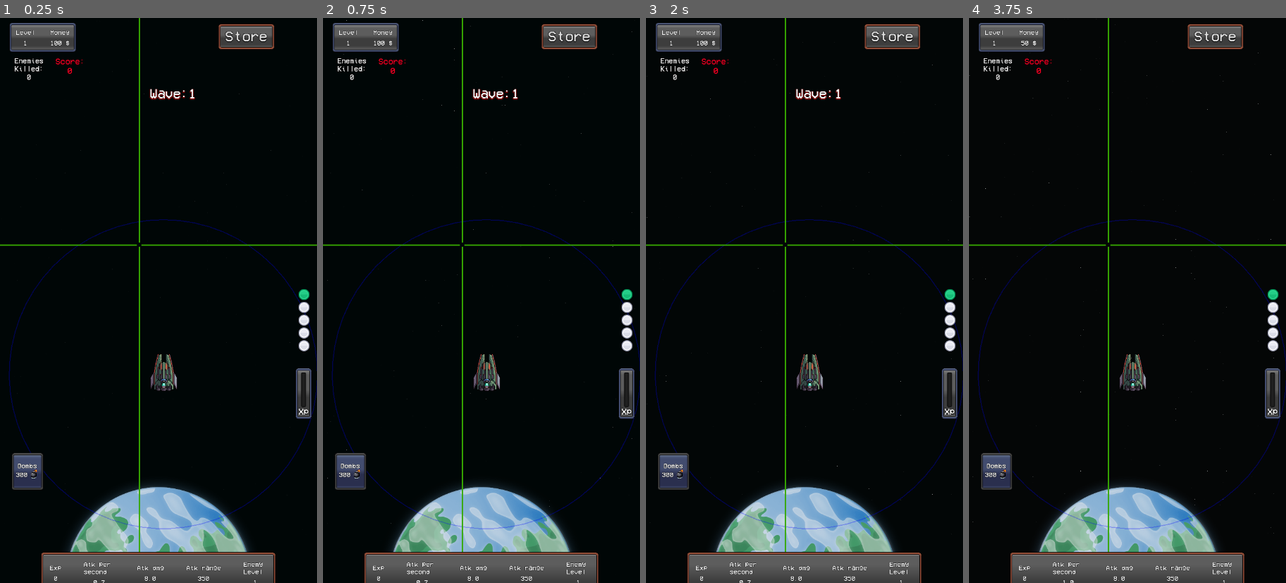
Above: before the commit, frames 1-4 (left to right).
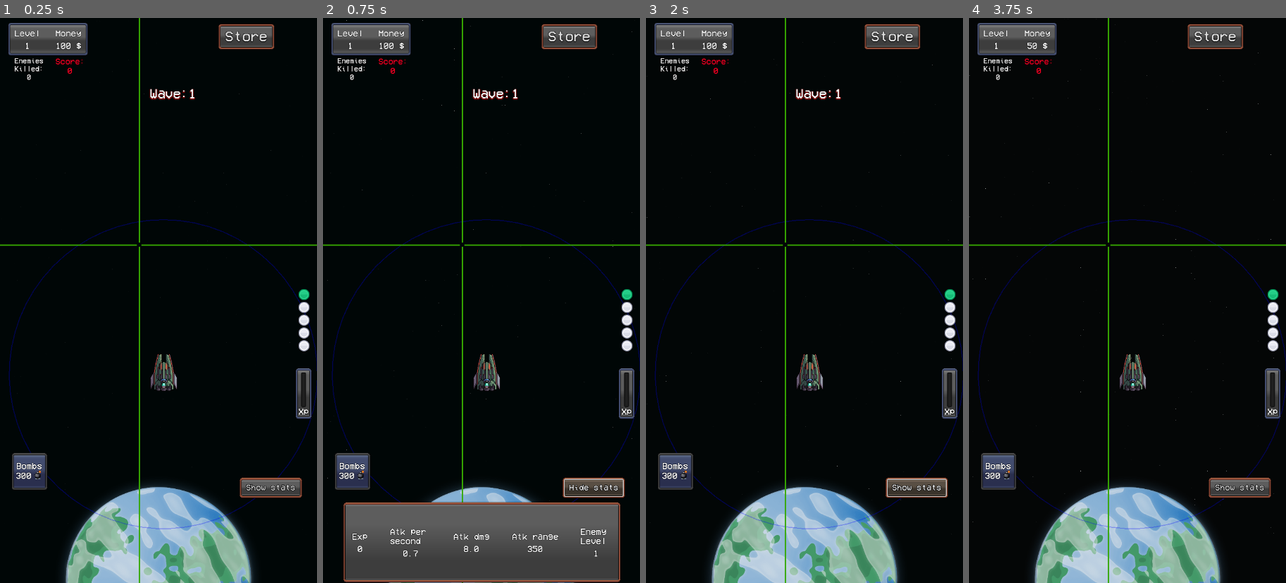
Above: after the commit, the same moments.

Repository: MauroCastro1705/mini_auto_battler
Game: Godot game, scene res://test/test-scene.tscn
Same seed, same stepped clock (60 frames per second), same inputs: the game is played once before the commit and once after it.
Inputs (mouse positions are in pixels of both pictures, inside the frame that each line leads up to):
- Up to frame 1 (0.25 s): no input
- Up to frame 2 (0.75 s): click (592, 486) at 0.5 s, where only the run after the commit has a clickable "Show stats"
- Up to frame 3 (2 s): click (915, 486) at 1.25 s, where only the run after the commit has a clickable "Hide stats"
- Up to frame 4 (3.75 s): click "Store" at 2 s; click "Buy!" at 2.75 s; click "Return" at 3.5 s

The runs differ from the first frame. In frame 1, 5.6% of the frame differs, in the area x 2-96%, y 0-100%; in frame 2, 12%; in frame 3, 5.6%; in frame 4, 5.5%.

Commit message:
stats toggle

Diff:
--- a/character/planet/planet.gd
+++ b/character/planet/planet.gd
@@ -6,6 +6,7 @@
 #var hard_enemigo_infiltrate_count:int = 0
 #var enemigos_infiltrados:int = 0
 
+#este nodo solo detecta cuando los enemigos llegan a el, la logica esta en Global
 func _ready() -> void:
 	Global.planet = self
 
--- a/resources/text.tres
+++ b/resources/text.tres
@@ -5,5 +5,5 @@
 [resource]
 Label/colors/font_outline_color = Color(0, 0, 0, 1)
 Label/constants/outline_size = 2
-Label/font_sizes/font_size = 15
+Label/font_sizes/font_size = 20
 Label/fonts/font = ExtResource("1_1rcxi")
--- a/test/test-scene.tscn
+++ b/test/test-scene.tscn
@@ -100,9 +100,9 @@
 
 [node name="Main_ui" parent="CanvasLayer" instance=ExtResource("5_l0d6b")]
 offset_left = 1.0
-offset_top = 130.72
+offset_top = 2.71997
 offset_right = 1.0
-offset_bottom = 134.68
+offset_bottom = 6.67993
 
 [node name="LogroPopUp" parent="CanvasLayer" instance=ExtResource("8_jipin")]
 process_mode = 3
--- a/ui/main_box/main__ui.gd
+++ b/ui/main_box/main__ui.gd
@@ -1,5 +1,7 @@
 extends Control
-@onready var box_container: BoxContainer = $BoxContainer
+@onready var stat_box: BoxContainer = $BoxContainer
+@onready var button: Button = $Button
+@onready var is_button_pressed:bool = false
 
 @onready var exp_label: Label = $BoxContainer/MarginContainer/HBoxContainer/exp/VBoxContainer/xp_label
 @onready var atk_speed_label: Label = $BoxContainer/MarginContainer/HBoxContainer/atk_speed/VBoxContainer/Label2
@@ -12,8 +14,8 @@
 func _ready():
 	Global.stats_updated.connect(update_labels)
 	update_labels() # Initial display
-	print("posicion ui: ", start_position)
-	box_container.global_position = start_position
+	stat_box.hide()
+	button.text = "Show stats"
 
 func update_labels() -> void:
 	var shots_per_second = 1.0 / Global.attack_speed
@@ -23,12 +25,16 @@
 	atk_range_label.text = str(int(round(Global.atk_range)))
 	enemy_label.text = str(Global.enemigo_level)
 
-func _on_control_mouse_entered() -> void:
-	var tween = create_tween()
-	tween.tween_property(box_container, "global_position", final_position, 0.3).set_trans(Tween.TRANS_SINE).set_ease(Tween.EASE_OUT)
 
+func _on_button_pressed() -> void:
+	if is_button_pressed == false:
+		is_button_pressed = true
+		button.text = "Hide stats"
+		stat_box.show()
+		print("escondo stats")
 
-
-func _on_control_mouse_exited() -> void:
-	var tween = create_tween()
-	tween.tween_property(box_container, "global_position", start_position, 0.3).set_trans(Tween.TRANS_SINE).set_ease(Tween.EASE_IN)
+	else:
+		is_button_pressed = false
+		button.text = "Show stats"
+		stat_box.hide()
+		print("NO escondo stats")
--- a/ui/main_box/main_ui.tscn
+++ b/ui/main_box/main_ui.tscn
@@ -1,8 +1,9 @@
-[gd_scene load_steps=4 format=3 uid="uid://don1dyvu4dkv8"]
+[gd_scene load_steps=5 format=3 uid="uid://don1dyvu4dkv8"]
 
 [ext_resource type="Script" uid="uid://b1tsougdq3xbs" path="res://ui/main_box/main__ui.gd" id="1_mmnkx"]
 [ext_resource type="Texture2D" uid="uid://i7fyesnlgvgr" path="res://assets/bullets/ui pixel/00.png" id="2_k7cv3"]
 [ext_resource type="Theme" uid="uid://qcd6164qa1bv" path="res://resources/text.tres" id="2_t765n"]
+[ext_resource type="Theme" uid="uid://diel1g3cfv58k" path="res://resources/button_theme.tres" id="4_vcpxn"]
 
 [node name="Main_ui" type="Control"]
 layout_mode = 3
@@ -15,13 +16,14 @@
 script = ExtResource("1_mmnkx")
 
 [node name="BoxContainer" type="BoxContainer" parent="."]
+clip_contents = true
 layout_mode = 1
 anchors_preset = -1
 anchor_top = 0.8
 anchor_right = 1.0
 anchor_bottom = 1.0
-offset_top = 77.0
-offset_bottom = 2.0
+offset_top = -173.544
+offset_bottom = 2.32007
 grow_horizontal = 2
 grow_vertical = 0
 alignment = 1
@@ -178,17 +180,13 @@
 horizontal_alignment = 1
 vertical_alignment = 1
 
-[node name="Control" type="Control" parent="."]
-z_index = 50
-layout_mode = 1
-anchor_top = -1.384
-anchor_right = 1.0
-anchor_bottom = 0.949
-offset_left = 43.0
-offset_top = 0.0160065
-offset_right = -38.0
-offset_bottom = 0.048996
-metadata/_edit_lock_ = true
+[node name="Button" type="Button" parent="."]
+layout_mode = 0
+offset_left = 548.0
+offset_top = -110.32
+offset_right = 680.0
+offset_bottom = -73.3201
+theme = ExtResource("4_vcpxn")
+text = "Show stats"
 
-[connection signal="mouse_entered" from="Control" to="." method="_on_control_mouse_entered"]
-[connection signal="mouse_exited" from="Control" to="." method="_on_control_mouse_exited"]
+[connection signal="pressed" from="Button" to="." method="_on_button_pressed"]
--- /dev/null
+++ b/ui/main_box/main_ui2.tscn
@@ -0,0 +1,195 @@
+[gd_scene load_steps=5 format=3 uid="uid://djxqnnd1gchxe"]
+
+[ext_resource type="Script" uid="uid://bmr5lyhahhmbi" path="res://ui/main_box/main_ui_2.gd" id="1_0eu0a"]
+[ext_resource type="Texture2D" uid="uid://i7fyesnlgvgr" path="res://assets/bullets/ui pixel/00.png" id="2_mnejh"]
+[ext_resource type="Theme" uid="uid://qcd6164qa1bv" path="res://resources/text.tres" id="3_my5lk"]
+[ext_resource type="Theme" uid="uid://diel1g3cfv58k" path="res://resources/button_theme.tres" id="4_hh6ro"]
+
+[node name="Main_ui" type="Control"]
+layout_mode = 3
+anchor_top = 0.901
+anchor_right = 1.0
+anchor_bottom = 1.0
+offset_top = -3.96002
+grow_horizontal = 2
+grow_vertical = 2
+script = ExtResource("1_0eu0a")
+
+[node name="VBoxContainer" type="VBoxContainer" parent="."]
+layout_mode = 0
+offset_left = -136.0
+offset_top = -54.3201
+offset_right = 896.0
+offset_bottom = 113.68
+
+[node name="StatsWrapper" type="BoxContainer" parent="VBoxContainer"]
+clip_contents = true
+layout_mode = 2
+alignment = 1
+
+[node name="StatsBox" type="MarginContainer" parent="VBoxContainer/StatsWrapper"]
+layout_mode = 2
+theme_override_constants/margin_left = 10
+theme_override_constants/margin_top = 10
+theme_override_constants/margin_right = 10
+theme_override_constants/margin_bottom = 10
+
+[node name="ColorRect" type="NinePatchRect" parent="VBoxContainer/StatsWrapper/StatsBox"]
+layout_mode = 2
+texture = ExtResource("2_mnejh")
+region_rect = Rect2(128, 85, 48, 22)
+patch_margin_left = 10
+patch_margin_top = 10
+patch_margin_right = 10
+patch_margin_bottom = 10
+
+[node name="HBoxContainer" type="HBoxContainer" parent="VBoxContainer/StatsWrapper/StatsBox"]
+layout_mode = 2
+theme_override_constants/separation = 10
+
+[node name="exp" type="MarginContainer" parent="VBoxContainer/StatsWrapper/StatsBox/HBoxContainer"]
+layout_mode = 2
+theme_override_constants/margin_left = 20
+theme_override_constants/margin_top = 20
+theme_override_constants/margin_right = 20
+theme_override_constants/margin_bottom = 20
+
+[node name="VBoxContainer" type="VBoxContainer" parent="VBoxContainer/StatsWrapper/StatsBox/HBoxContainer/exp"]
+layout_mode = 2
+size_flags_horizontal = 6
+size_flags_vertical = 4
+theme = ExtResource("3_my5lk")
+theme_override_constants/separation = 10
+
+[node name="Label" type="Label" parent="VBoxContainer/StatsWrapper/StatsBox/HBoxContainer/exp/VBoxContainer"]
+layout_mode = 2
+theme = ExtResource("3_my5lk")
+text = "Exp"
+
+[node name="xp_label" type="Label" parent="VBoxContainer/StatsWrapper/StatsBox/HBoxContainer/exp/VBoxContainer"]
+layout_mode = 2
+theme = ExtResource("3_my5lk")
+text = "asdas"
+horizontal_alignment = 1
+vertical_alignment = 1
+
+[node name="atk_speed" type="MarginContainer" parent="VBoxContainer/StatsWrapper/StatsBox/HBoxContainer"]
+layout_mode = 2
+theme_override_constants/margin_left = 20
+theme_override_constants/margin_top = 20
+theme_override_constants/margin_right = 20
+theme_override_constants/margin_bottom = 20
+
+[node name="VBoxContainer" type="VBoxContainer" parent="VBoxContainer/StatsWrapper/StatsBox/HBoxContainer/atk_speed"]
+layout_mode = 2
+size_flags_horizontal = 6
+size_flags_vertical = 4
+theme = ExtResource("3_my5lk")
+theme_override_constants/separation = 10
+
+[node name="Label" type="Label" parent="VBoxContainer/StatsWrapper/StatsBox/HBoxContainer/atk_speed/VBoxContainer"]
+layout_mode = 2
+theme = ExtResource("3_my5lk")
+text = "Atk per
+second"
+
+[node name="Label2" type="Label" parent="VBoxContainer/StatsWrapper/StatsBox/HBoxContainer/atk_speed/VBoxContainer"]
+layout_mode = 2
+theme = ExtResource("3_my5lk")
+text = "asdas"
+horizontal_alignment = 1
+vertical_alignment = 1
+
+[node name="atk_dmg" type="MarginContainer" parent="VBoxContainer/StatsWrapper/StatsBox/HBoxContainer"]
+layout_mode = 2
+theme_override_constants/margin_left = 20
+theme_override_constants/margin_top = 20
+theme_override_constants/margin_right = 20
+theme_override_constants/margin_bottom = 20
+
+[node name="VBoxContainer" type="VBoxContainer" parent="VBoxContainer/StatsWrapper/StatsBox/HBoxContainer/atk_dmg"]
+layout_mode = 2
+size_flags_horizontal = 6
+size_flags_vertical = 4
+theme = ExtResource("3_my5lk")
+theme_override_constants/separation = 10
+
+[node name="Label" type="Label" parent="VBoxContainer/StatsWrapper/StatsBox/HBoxContainer/atk_dmg/VBoxContainer"]
+layout_mode = 2
+theme = ExtResource("3_my5lk")
+text = "Atk dmg"
+
+[node name="Label2" type="Label" parent="VBoxContainer/StatsWrapper/StatsBox/HBoxContainer/atk_dmg/VBoxContainer"]
+layout_mode = 2
+theme = ExtResource("3_my5lk")
+text = "asdas"
+horizontal_alignment = 1
+vertical_alignment = 1
+
+[node name="atk_range" type="MarginContainer" parent="VBoxContainer/StatsWrapper/StatsBox/HBoxContainer"]
+layout_mode = 2
+theme_override_constants/margin_left = 20
+theme_override_constants/margin_top = 20
+theme_override_constants/margin_right = 20
+theme_override_constants/margin_bottom = 20
+
+[node name="VBoxContainer" type="VBoxContainer" parent="VBoxContainer/StatsWrapper/StatsBox/HBoxContainer/atk_range"]
+layout_mode = 2
+size_flags_horizontal = 6
+size_flags_vertical = 4
+theme = ExtResource("3_my5lk")
+theme_override_constants/separation = 10
+
+[node name="Label" type="Label" parent="VBoxContainer/StatsWrapper/StatsBox/HBoxContainer/atk_range/VBoxContainer"]
+layout_mode = 2
+theme = ExtResource("3_my5lk")
+text = "Atk range"
+
+[node name="Label2" type="Label" parent="VBoxContainer/StatsWrapper/StatsBox/HBoxContainer/atk_range/VBoxContainer"]
+layout_mode = 2
+theme = ExtResource("3_my5lk")
+text = "asdas"
+horizontal_alignment = 1
+vertical_alignment = 1
+
+[node name="enemy_level" type="MarginContainer" parent="VBoxContainer/StatsWrapper/StatsBox/HBoxContainer"]
+layout_mode = 2
+theme_override_constants/margin_left = 20
+theme_override_constants/margin_top = 20
+theme_override_constants/margin_right = 20
+theme_override_constants/margin_bottom = 20
+
+[node name="VBoxContainer" type="VBoxContainer" parent="VBoxContainer/StatsWrapper/StatsBox/HBoxContainer/enemy_level"]
+layout_mode = 2
+size_flags_horizontal = 6
+size_flags_vertical = 4
+theme = ExtResource("3_my5lk")
+theme_override_constants/separation = 10
+
+[node name="Label" type="Label" parent="VBoxContainer/StatsWrapper/StatsBox/HBoxContainer/enemy_level/VBoxContainer"]
+layout_mode = 2
+theme = ExtResource("3_my5lk")
+text = "Enemy
+Level"
+
+[node name="Label2" type="Label" parent="VBoxContainer/StatsWrapper/StatsBox/HBoxContainer/enemy_level/VBoxContainer"]
+layout_mode = 2
+theme = ExtResource("3_my5lk")
+text = "asdas"
+horizontal_alignment = 1
+vertical_alignment = 1
+
+[node name="MarginContainer" type="MarginContainer" parent="VBoxContainer"]
+layout_mode = 2
+theme_override_constants/margin_left = 700
+theme_override_constants/margin_top = 0
+theme_override_constants/margin_right = 200
+theme_override_constants/margin_bottom = 0
+
+[node name="ShowStatsButton" type="Button" parent="VBoxContainer/MarginContainer"]
+unique_name_in_owner = true
+layout_mode = 2
+theme = ExtResource("4_hh6ro")
+text = "Show stats"
+
+[connection signal="pressed" from="VBoxContainer/MarginContainer/ShowStatsButton" to="." method="_on_button_pressed"]
--- /dev/null
+++ b/ui/main_box/main_ui_2.gd
@@ -0,0 +1,96 @@
+extends Control
+
+@onready var btn: Button = %ShowStatsButton
+@onready var wrapper = $VBoxContainer/StatsWrapper
+@onready var content = $VBoxContainer/StatsWrapper/StatsBox
+
+@export var start_expanded := true
+@export var anim_time := 0.25
+
+var _is_expanded := true
+var _expanded_h := 0.0
+var _tween: Tween
+
+func _ready() -> void:
+	# Para que el “slide” recorte el contenido
+	wrapper.clip_contents = true
+
+	# Espera un frame para que el layout calcule tamaños
+	await get_tree().process_frame
+	_expanded_h = _measure_expanded_height_now()
+
+	_is_expanded = start_expanded
+	_apply_state(_is_expanded, true)
+
+	if not btn.pressed.is_connected(_on_toggle_pressed):
+		btn.pressed.connect(_on_toggle_pressed)
+
+func _on_toggle_pressed() -> void:
+	animate_panel(!_is_expanded)
+
+func animate_panel(expand: bool) -> void:
+	_is_expanded = expand
+
+	# Si vamos a expandir, medir la altura destino
+	if expand:
+		wrapper.custom_minimum_size.y = 0
+		wrapper.visible = true
+		await get_tree().process_frame
+		_expanded_h = _measure_expanded_height_now()
+
+	# Mata tween previo si existía
+	if _tween and _tween.is_valid():
+		_tween.kill()
+
+	_tween = create_tween()
+	_tween.set_trans(Tween.TRANS_CUBIC).set_ease(Tween.EASE_IN_OUT)
+
+	var to_h := (_expanded_h if expand else 0.0)
+
+	# Asegura alpha inicial coherente
+	if expand and wrapper.modulate.a < 1.0:
+		wrapper.modulate.a = 0.0
+
+	# Animamos altura y alpha en paralelo
+	_tween.tween_property(wrapper, "custom_minimum_size:y", to_h, anim_time)
+	_tween.parallel().tween_property(wrapper, "modulate:a", (1.0 if expand else 0.0), anim_time)
+
+	_tween.finished.connect(func ():
+		if expand:
+			# Devuelve el control al layout normal
+			wrapper.custom_minimum_size.y = 0
+			wrapper.modulate.a = 1.0
+			await get_tree().process_frame
+			_expanded_h = _measure_expanded_height_now()
+		else:
+			# Oculta al final para que no reciba foco/tab
+			wrapper.visible = false
+			wrapper.modulate.a = 1.0
+	)
+
+	btn.text = ("Hide stats" if expand else "Show stats")
+
+func _apply_state(expanded: bool, instant := false) -> void:
+	if instant:
+		if expanded:
+			wrapper.visible = true
+			wrapper.custom_minimum_size.y = 0
+			wrapper.modulate.a = 1.0
+			await get_tree().process_frame
+			_expanded_h = _measure_expanded_height_now()
+		else:
+			wrapper.custom_minimum_size.y = 0
+			wrapper.visible = false
+			wrapper.modulate.a = 1.0
+	else:
+		animate_panel(expanded)
+
+	btn.text = ("Hide stats" if expanded else "Show stats")
+	_is_expanded = expanded
+
+func _measure_expanded_height_now() -> float:
+	if not wrapper.visible:
+		wrapper.visible = true
+	wrapper.custom_minimum_size.y = 0
+	var natural = max(wrapper.size.y, content.get_combined_minimum_size().y)
+	return natural
Not shown, added: ui/main_box/main_ui_2.gd.uid
